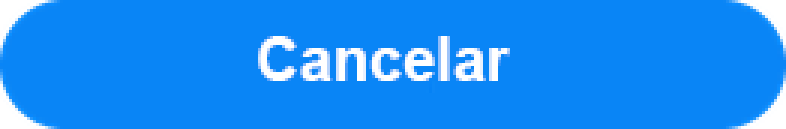
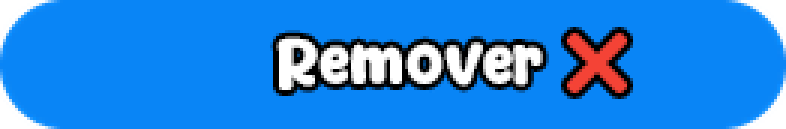
Comparing the layer stacks of the two 786 x 129 images. Changes:
added layer "Capa 1" above "Remover" over [567, 33, 627, 93]
renamed "Cancelar" to "Remover", painted on it over [258, 36, 543, 90]
